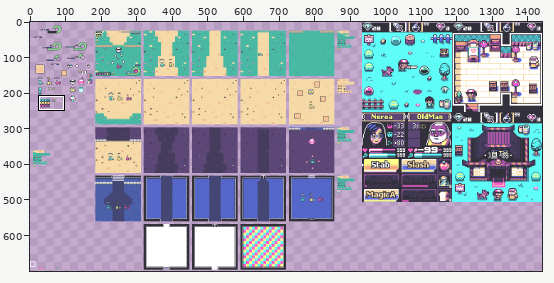
Pixel-art file -- mock.aseprite. Above, an overview of the earlier version with the close-up marked.
Close-up. Old version:
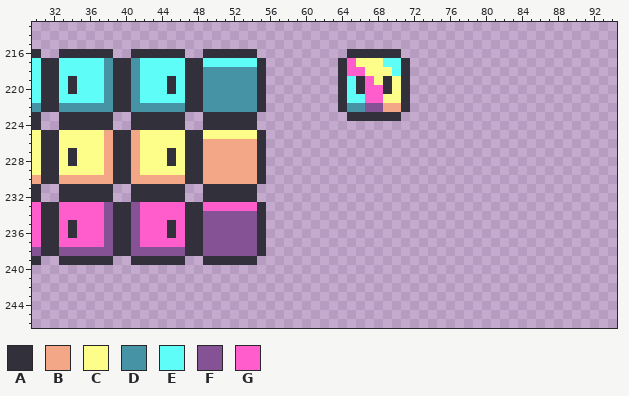
1440x720 pixels, 1 frame. Shown: x 30..94, y 213..246. The wide view leaves out empty margins.
Visible layers, top first: "UI", "Entities", "Main".
Palette (. is transparent): A #32313b  B #f3a787  C #fdfe89  D #4593a5  E #5efdf7  F #855395  G #ff5dcc
Pixels before, first column x 30:
216 A..AAAAAA..AAAAAA..AAAAAA..........AAAAAA.
217 EAAEEEEEDAADEEEEEAAEEEEEEA........AGCCCEEA
218 EAAEEEEEDAADEEEEEAADDDDDDA........AGGCCCEA
219 EAAEAEEEDAADEEEAEAADDDDDDA........AEAGCACA
220 EAAEAEEEDAADEEEAEAADDDDDDA........AEAGGACA
221 EAAEEEEEDAADEEEEEAADDDDDDA........AEEGGCCA
222 DAADDDDDDAADDDDDDAADDDDDDA........ADDFFBBA
223 A..AAAAAA..AAAAAA..AAAAAA..........AAAAAA.
224 A..AAAAAA..AAAAAA..AAAAAA.................
225 CAACCCCCBAABCCCCCAACCCCCCA................
226 CAACCCCCBAABCCCCCAABBBBBBA................
227 CAACACCCBAABCCCACAABBBBBBA................
228 CAACACCCBAABCCCACAABBBBBBA................
229 CAACCCCCBAABCCCCCAABBBBBBA................
230 BAABBBBBBAABBBBBBAABBBBBBA................
231 A..AAAAAA..AAAAAA..AAAAAA.................
232 A..AAAAAA..AAAAAA..AAAAAA.................
233 GAAGGGGGFAAFGGGGGAAGGGGGGA................
234 GAAGGGGGFAAFGGGGGAAFFFFFFA................
235 GAAGAGGGFAAFGGGAGAAFFFFFFA................
236 GAAGAGGGFAAFGGGAGAAFFFFFFA................
237 GAAGGGGGFAAFGGGGGAAFFFFFFA................
238 FAAFFFFFFAAFFFFFFAAFFFFFFA................
239 A..AAAAAA..AAAAAA..AAAAAA.................
And afterwards:
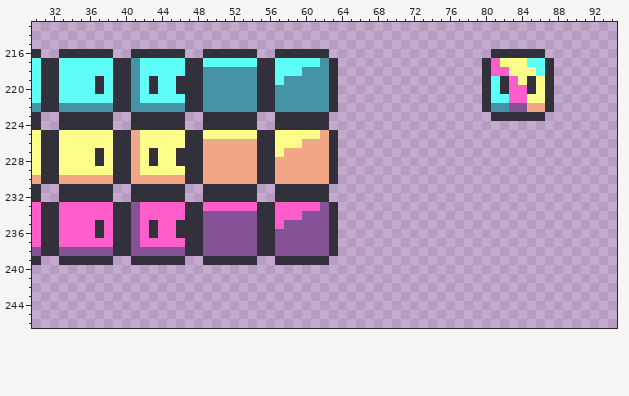
The exact change:
Layer "Main":
The author put colour A in row 216 at x 57 to 62 and 81 to 86; in rows 217 to 218 at x 56, 63, 80 and 87; in rows 219 to 220 at x 56, 63, 80, 82, 85 and 87; in rows 221 to 222 at x 56, 63, 80 and 87; in row 223 at x 57 to 62 and 81 to 86; in row 224 at x 57 to 62.
The author put colour A in rows 225 to 230 at x 56 and 63; in rows 231 to 232 at x 57 to 62; in rows 233 to 238 at x 56 and 63; in row 239 at x 57 to 62.
Colour C becomes colour A in rows 227 to 228 at x 37, 43 and 46.
Colour E becomes colour A in rows 219 to 220 at x 37, 43 and 46.
Colour G becomes colour A in rows 235 to 236 at x 37, 43 and 46.
The author put colour B in row 222 at x 85 to 86; in row 225 at x 62; in row 226 at x 60 to 62; in row 227 at x 58 to 62; in rows 228 to 230 at x 57 to 62.
The author put colour C in row 217 at x 82 to 84; in row 218 at x 83 to 85; in row 219 at x 84 and 86; in row 220 at x 86; in row 221 at x 85 to 86; in row 225 at x 57 to 61.
The author put colour C in row 226 at x 57 to 59; in row 227 at x 57.
Colour A becomes colour C in rows 227 to 228 at x 34 and 45.
Colour B becomes colour C in rows 225 to 229 at x 38.
The author put colour D in row 217 at x 62; in row 218 at x 60 to 62; in row 219 at x 58 to 62; in rows 220 to 221 at x 57 to 62; in row 222 at x 57 to 62 and 81 to 82.
The author put colour E in row 217 at x 57 to 61 and 85 to 86; in row 218 at x 57 to 59 and 86; in row 219 at x 57 and 81; in row 220 at x 81; in row 221 at x 81 to 82.
Colour A becomes colour E in rows 219 to 220 at x 34 and 45.
Colour D becomes colour E in rows 217 to 221 at x 38.
The author put colour F in row 222 at x 83 to 84; in row 233 at x 62; in row 234 at x 60 to 62; in row 235 at x 58 to 62; in rows 236 to 238 at x 57 to 62.
The author put colour G in row 217 at x 81; in row 218 at x 81 to 82; in row 219 at x 83; in rows 220 to 221 at x 83 to 84; in row 233 at x 57 to 61; in row 234 at x 57 to 59.
The author put colour G in row 235 at x 57.
Colour A becomes colour G in rows 235 to 236 at x 34 and 45.
Colour F becomes colour G in rows 233 to 237 at x 38.
The edit erases colour A in row 216 at x 65 to 70; in rows 217 to 218 at x 64 and 71; in rows 219 to 220 at x 64, 66, 69 and 71; in rows 221 to 222 at x 64 and 71; in row 223 at x 65 to 70.
The edit erases colour B in row 222 at x 69 to 70.
The edit erases colour C in row 217 at x 66 to 68; in row 218 at x 67 to 69; in row 219 at x 68 and 70; in row 220 at x 70; in row 221 at x 69 to 70.
The edit erases colour D in row 222 at x 65 to 66.
The edit erases colour E in row 217 at x 69 to 70; in row 218 at x 70; in rows 219 to 220 at x 65; in row 221 at x 65 to 66.
The edit erases colour F in row 222 at x 67 to 68.
The edit erases colour G in row 217 at x 65; in row 218 at x 65 to 66; in row 219 at x 67; in rows 220 to 221 at x 67 to 68.
Changed places in both close-ups, as pixel boxes (x1, y1, x2, y2):
changed: (266, 49, 410, 265)
added: (482, 49, 554, 121)
changed: (68, 58, 113, 103)
changed: (149, 76, 185, 94)
changed: (68, 130, 113, 247)
changed: (149, 148, 185, 166)
changed: (149, 220, 185, 238)
